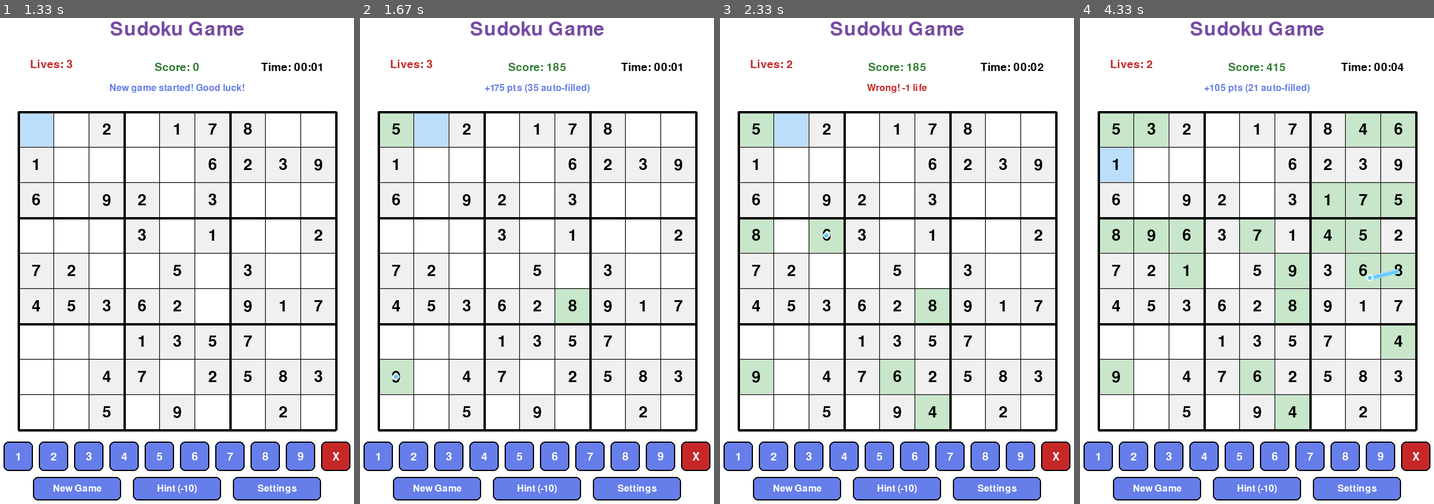
Above: before the commit, frames 1-4 (left to right).
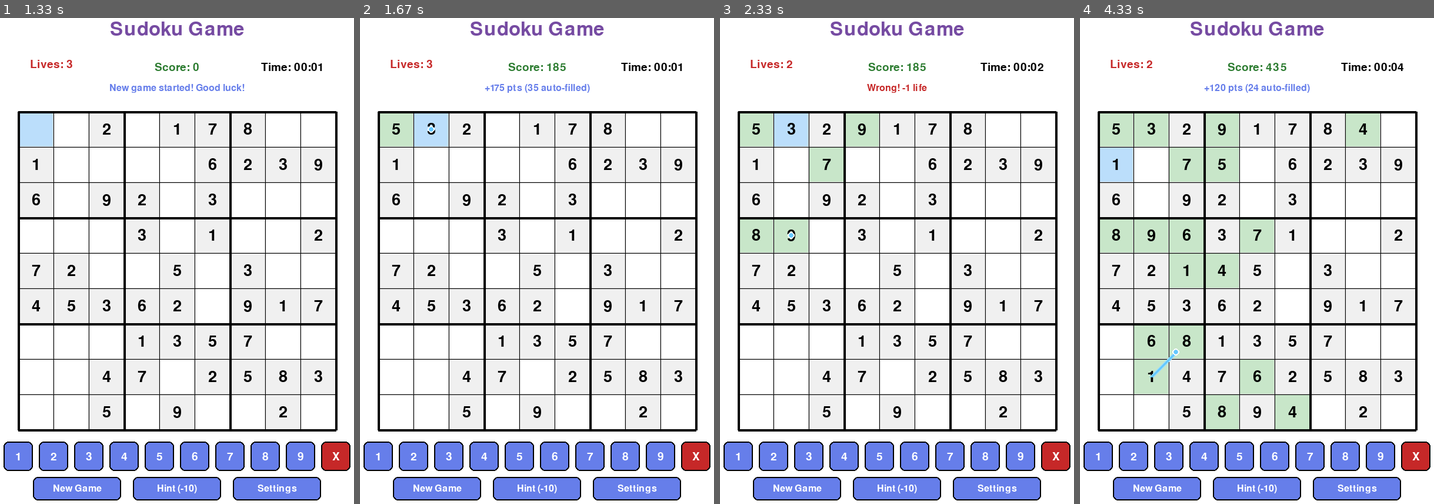
Above: after the commit, the same moments.

Repository: dbdonaldson50/PyGame-Sudoku-Flood
Game: pygame game, started from sudoku_game.py
The game is run twice, just before and just after one commit, with the same random seed, the same clock (stepped at 60 frames per second) and the same inputs.
Inputs:
- Up to frame 1 (1.33 s): hold Right 0.33-0.8 s; click "New Game" at 0.88 s; hold Up from 1.17 s (still down)
- Up to frame 2 (1.67 s): release Up at 1.47 s; hold 5 from 1.5 s (still down); hold Right from 1.5 s (still down)
- Up to frame 3 (2.33 s): release 5 at 1.97 s; release Right at 1.97 s; tap 1 at 2 s
- Up to frame 4 (4.33 s): hold Right 2.33-2.8 s; click "Hint (-10)" at 2.88 s; hold Left 3.17-3.7 s; tap 3 at 3.32 s; hold Down 3.73-4.03 s; hold Left from 4.07 s (still down); tap 0 at 4.22 s

Frame 1 is identical in both runs. In frame 2, 1.4% of the frame differs, in the area x 5-65%, y 21-78%; in frame 3, 5.3%; in frame 4, 13%, in the area x 5-95%, y 9-85%.

Commit message:
Add numpad support and improve laser animation: start from user's cell, fill cells by distance

Diff:
--- a/sudoku_game.py
+++ b/sudoku_game.py
@@ -261,7 +261,7 @@
 
         return possible
 
-    def auto_fill_singles(self):
+    def auto_fill_singles(self, source_cell=None):
         """Auto-fill cells that have only one possible value"""
         filled_sequence = []
         changes_made = True
@@ -289,6 +289,11 @@
                         filled_sequence.append((i, j, value))
                         changes_made = True
 
+        # Sort filled sequence by distance from source cell if provided
+        if source_cell and filled_sequence:
+            source_row, source_col = source_cell
+            filled_sequence.sort(key=lambda cell: abs(cell[0] - source_row) + abs(cell[1] - source_col))
+
         # Award partial points for auto-filled cells
         filled_count = len(filled_sequence)
         if filled_count > 0:
@@ -302,11 +307,11 @@
                 self.show_message(f"+{auto_points} pts ({filled_count} auto-filled)", self.DARK_BLUE)
 
             # Start animation
-            self.start_animation(filled_sequence)
+            self.start_animation(filled_sequence, source_cell)
 
         return filled_count
 
-    def start_animation(self, filled_sequence):
+    def start_animation(self, filled_sequence, source_cell=None):
         """Initialize animation for auto-filled cells"""
         if not filled_sequence:
             return
@@ -314,8 +319,11 @@
         self.animation_queue = filled_sequence.copy()
         self.current_animation_frame = 0
 
-        # Fill the first cell immediately (laser appears there)
-        if len(filled_sequence) > 0:
+        # Set laser source to the user's cell if provided, otherwise first filled cell
+        if source_cell:
+            self.laser_source = source_cell
+        else:
+            # Fill the first cell immediately if no source provided
             row, col, value = filled_sequence[0]
             self.board[row][col] = value
             self.laser_source = (row, col)
@@ -331,17 +339,17 @@
         if self.current_animation_frame >= self.animation_speed:
             self.current_animation_frame = 0
 
-            if len(self.animation_queue) > 1:
-                # Fill the next cell that the laser is about to reach
-                row, col, value = self.animation_queue[1]
+            # Fill the first cell in queue that the laser just reached
+            if self.animation_queue:
+                row, col, value = self.animation_queue[0]
                 self.board[row][col] = value
 
-                # Set the next cell as the laser source
+                # Set this cell as the new laser source
                 self.laser_source = (row, col)
                 self.animation_queue.pop(0)
-            else:
-                # Animation complete
-                self.animation_queue = []
+
+            # Check if animation is complete
+            if not self.animation_queue:
                 self.laser_source = None
 
     def get_cell_center(self, row, col):
@@ -352,12 +360,12 @@
 
     def draw_laser_effect(self):
         """Draw laser effect between animated cells"""
-        if len(self.animation_queue) < 2 or self.laser_source is None:
+        if not self.animation_queue or self.laser_source is None:
             return
 
         # Get source and target cells
         source_row, source_col = self.laser_source
-        target_row, target_col = self.animation_queue[1][0], self.animation_queue[1][1]
+        target_row, target_col = self.animation_queue[0][0], self.animation_queue[0][1]
 
         # Get center points
         source_pos = self.get_cell_center(source_row, source_col)
@@ -417,8 +425,8 @@
             points = self.difficulty_settings[self.difficulty]['points_per_cell']
             self.score += points
 
-            # Auto-fill cells with only one possibility
-            auto_filled = self.auto_fill_singles()
+            # Auto-fill cells with only one possibility, starting from current cell
+            auto_filled = self.auto_fill_singles(source_cell=(row, col))
 
             # Show message about placement (auto-fill message will override if any were filled)
             if auto_filled == 0:
@@ -461,8 +469,8 @@
                 row, col = random.choice(empty_cells)
                 self.board[row][col] = self.solution[row][col]
 
-                # Auto-fill cells with only one possibility after hint
-                auto_filled = self.auto_fill_singles()
+                # Auto-fill cells with only one possibility after hint, starting from hint cell
+                auto_filled = self.auto_fill_singles(source_cell=(row, col))
 
                 # Show message (auto-fill message will override if any were filled)
                 if auto_filled == 0:
@@ -582,6 +590,9 @@
         # Handle number input (1-9 and 0 for erase)
         if key in range(pygame.K_0, pygame.K_9 + 1):
             self.place_number(key - pygame.K_0)
+        # Handle numpad input
+        elif key in range(pygame.K_KP0, pygame.K_KP9 + 1):
+            self.place_number(key - pygame.K_KP0)
         elif key in [pygame.K_BACKSPACE, pygame.K_DELETE]:
             self.place_number(0)
 
